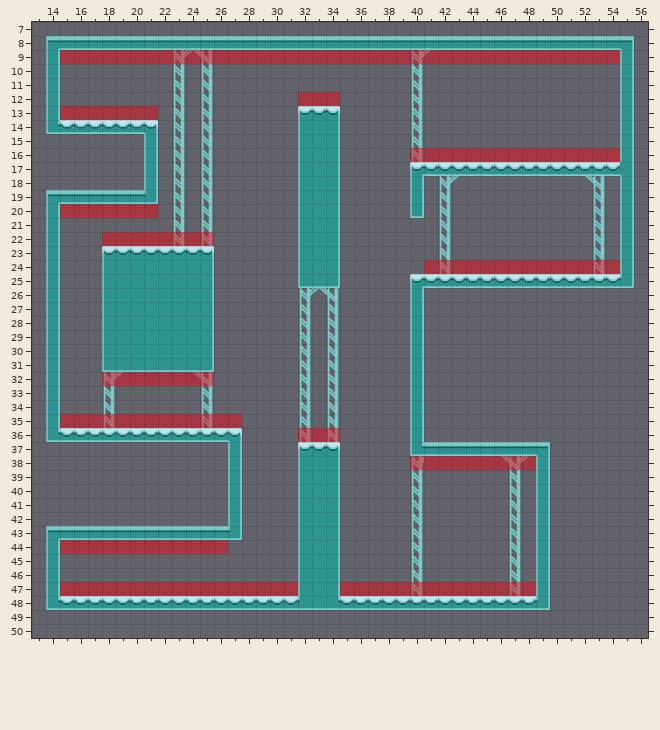
A Tiled map (JSON) gets an edit: assets/jsons/levels/level8.json. The first picture shows the starting point.
Cells are 64x64 px. Shown: x 13..56, y 7..50.
Once edited:
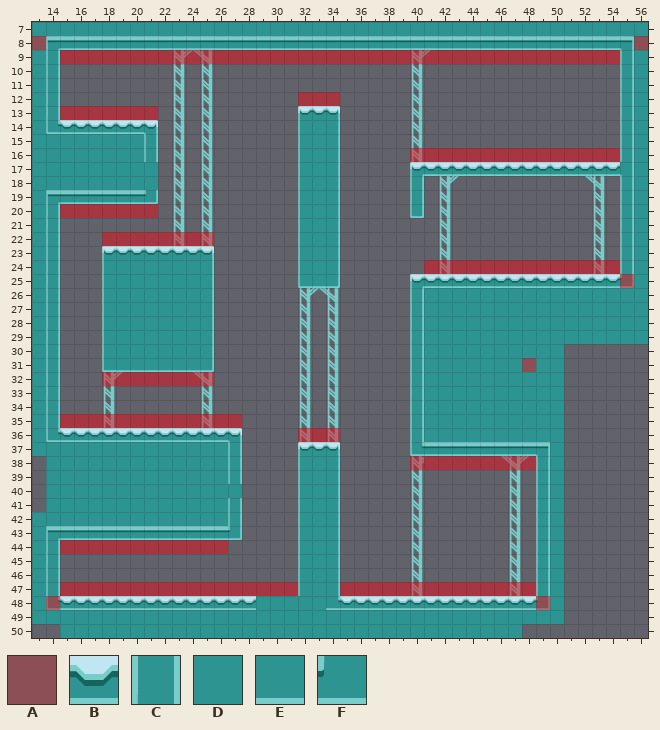
Key: from "board": A 2 "board_floor"; from "terrain": B 2 "terrain", C 22 "terrain", D 24 "terrain", E 35 "terrain", F 37 "terrain".
_ is an empty cell.
Tiles of an added or newly shown layer are drawn over the layers below it.
See-through tiles are keyed as they look on the map.
The exact change:
Layer "Terrain":
Tile B becomes tile D in row 48 at x 29 to 31.
Tile C becomes tile D in rows 17 to 18 at x 21; in row 40 at x 27.
Tile E becomes tile D in row 48 at x 33.
Tile F becomes tile D in row 48 at x 32.
The author put tile D in row 7 at x 13 to 56; in rows 8 to 14 at x 13 and 56; in rows 15 to 18 at x 13 to 20 and 56; in rows 19 to 25 at x 13 and 56; in rows 26 to 29 at x 13 and 41 to 56; in rows 30 to 36 at x 13 and 41 to 50.
The author put tile D in row 37 at x 13 to 26 and 50; in rows 38 to 41 at x 14 to 26 and 50; in row 42 at x 13 to 26 and 50; in rows 43 to 48 at x 13 and 50; in row 49 at x 13 to 50; in row 50 at x 15 to 47.
Layer "Corners" (added):
The author put tile A in row 8 at x 13 and 56; in row 25 at x 55; in row 31 at x 48; in row 48 at x 14 and 49.
Boxes around the changes in both pictures, in picture pixels (x1, y1, x2, y2):
changed: (32, 22, 648, 638)
